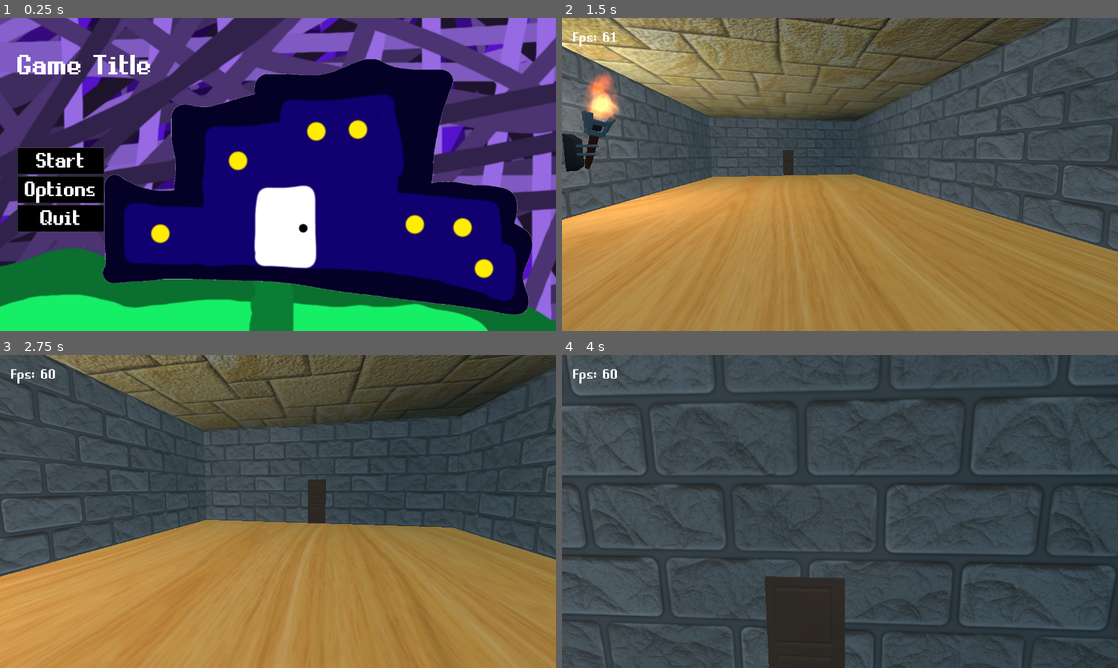
Above: before the commit, frames 1-4 (two rows, left to right).
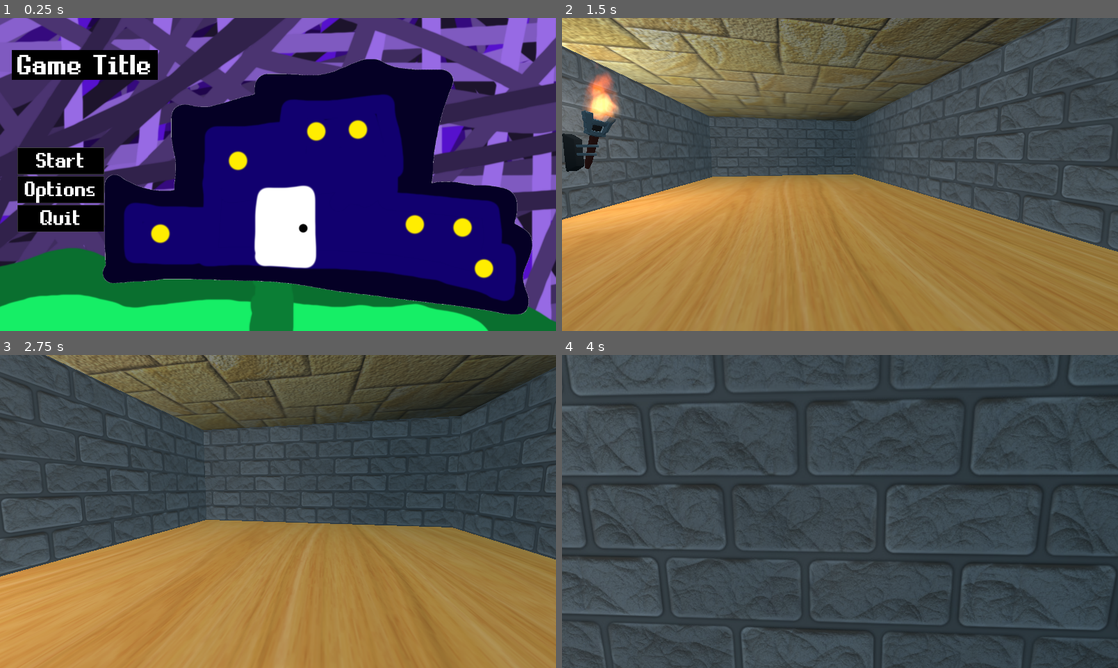
Above: after the commit, the same moments.

Repository: Yeti-Owner/1000-Rooms
Game: Godot game, scene res://scenes/StartMenu.tscn
Same seed, same stepped clock (60 frames per second), same inputs: the game is played once before the commit and once after it.
Inputs (mouse positions are in pixels of both pictures, inside the frame that each line leads up to):
- Up to frame 1 (0.25 s): no input
- Up to frame 2 (1.5 s): click "Start" at 0.5 s; move the mouse to (867, 174) at 1.27 s; hold W (up) from 1.28 s (still down)
- Up to frame 3 (2.75 s): keep holding W (up); tap Space (jump) at 1.52, 2.27 s; move the mouse to (250, 511) at 2.02 s
- Up to frame 4 (4 s): keep holding W (up); move the mouse to (851, 505) at 2.77 s; move the mouse to (834, 517) at 3.52 s; tap Space (jump) at 3.77 s

The runs differ from the first frame. In frame 1, 2.0% of the frame differs, in the area x 2-29%, y 10-20%; in frame 2, 0.2%; in frame 3, 0.5%; in frame 4, 3.7%, in the area x 2-51%, y 4-100%.

Commit message:
Added FOV and Sensitivity

Diff:
--- a/project.godot
+++ b/project.godot
@@ -13,6 +13,10 @@
 config/name="1000-Rooms"
 run/main_scene="res://scenes/StartMenu.tscn"
 config/icon="res://icon.png"
+
+[autoload]
+
+Settingsholder="*res://scripts/settingsholder.gd"
 
 [display]
 
--- a/scenes/StartMenu.tscn
+++ b/scenes/StartMenu.tscn
@@ -30,6 +30,16 @@
 texture = ExtResource( 1 )
 expand = true
 stretch_mode = 1
+__meta__ = {
+"_edit_use_anchors_": false
+}
+
+[node name="ColorRect" type="ColorRect" parent="."]
+margin_left = 27.0
+margin_top = 74.0
+margin_right = 363.0
+margin_bottom = 142.0
+color = Color( 0, 0, 0, 1 )
 __meta__ = {
 "_edit_use_anchors_": false
 }
--- a/scenes/UI/GUI.gd
+++ b/scenes/UI/GUI.gd
@@ -3,3 +3,8 @@
 # Called every frame. 'delta' is the elapsed time since the previous frame.
 func _process(delta):
 	$MarginContainer/FpsCounter.text = str("Fps: " + str(Performance.get_monitor(Performance.TIME_FPS)))
+
+	if Settingsholder.ShowFps:
+		$MarginContainer.set_visible(true)
+	else:
+		$MarginContainer.set_visible(false)
--- a/scenes/UI/GUI.tscn
+++ b/scenes/UI/GUI.tscn
@@ -9,6 +9,7 @@
 font_data = ExtResource( 2 )
 
 [node name="GUI" type="CanvasLayer"]
+pause_mode = 2
 script = ExtResource( 3 )
 
 [node name="PauseMenu" parent="." instance=ExtResource( 1 )]
--- a/scenes/UI/SettingsMenu.gd
+++ b/scenes/UI/SettingsMenu.gd
@@ -22,6 +22,9 @@
 	$SettingsTabs/Video/MarginContainer/VideoSettings/HBoxContainer/MaxFpsValue.set_text(str(MaxFps))
 	Engine.set_target_fps(int(MaxFps))
 
+# Show Fps
+func _on_ShowFpsCheckBtn_pressed():
+	Settingsholder.ShowFps = !Settingsholder.ShowFps
 
 # Below is Audio Tab
 # Nothing is added lmao
@@ -31,3 +34,13 @@
 
 # Below is Gameplay Tab
 # Nothing is added here either lmao
+
+# Sensitivity
+func _on_MouseSensitivitySlider_value_changed(Sensitivity):
+	$SettingsTabs/Gameplay/MarginContainer/GameplaySettings/HBoxContainer2/MouseSensitivityVal.set_text(str(Sensitivity))
+	Settingsholder.MouseSensitivity = Sensitivity
+
+# Fov
+func _on_FovSlider_value_changed(CurrentFov):
+	$SettingsTabs/Gameplay/MarginContainer/GameplaySettings/HBoxContainer/FovVal.set_text(str(CurrentFov))
+	Settingsholder.PlayerFOV = CurrentFov
--- a/scenes/UI/SettingsMenu.tscn
+++ b/scenes/UI/SettingsMenu.tscn
@@ -197,10 +197,10 @@
 visible = false
 anchor_right = 1.0
 anchor_bottom = 1.0
-margin_left = 4.0
-margin_top = 32.0
-margin_right = -4.0
-margin_bottom = -4.0
+margin_left = 1.0
+margin_top = 19.0
+margin_right = -1.0
+margin_bottom = -1.0
 tab_align = 0
 
 [node name="MarginContainer" type="MarginContainer" parent="SettingsTabs/Audio"]
@@ -217,8 +217,8 @@
 [node name="AudioSettings" type="GridContainer" parent="SettingsTabs/Audio/MarginContainer"]
 margin_left = 25.0
 margin_top = 25.0
-margin_right = 667.0
-margin_bottom = 339.0
+margin_right = 673.0
+margin_bottom = 355.0
 custom_constants/vseparation = 13
 columns = 2
 
@@ -229,8 +229,8 @@
 text = "Master Volume"
 
 [node name="MasterVolSlider" type="HSlider" parent="SettingsTabs/Audio/MarginContainer/AudioSettings"]
-margin_left = 242.0
-margin_right = 642.0
+margin_left = 248.0
+margin_right = 648.0
 margin_bottom = 32.0
 rect_min_size = Vector2( 400, 0 )
 size_flags_horizontal = 10
@@ -247,9 +247,9 @@
 text = "Music Volume"
 
 [node name="MusicVolSlider" type="HSlider" parent="SettingsTabs/Audio/MarginContainer/AudioSettings"]
-margin_left = 242.0
+margin_left = 248.0
 margin_top = 45.0
-margin_right = 642.0
+margin_right = 648.0
 margin_bottom = 77.0
 rect_min_size = Vector2( 400, 0 )
 size_flags_horizontal = 10
@@ -266,9 +266,9 @@
 text = "Sfx Volume"
 
 [node name="SfxVolSlider" type="HSlider" parent="SettingsTabs/Audio/MarginContainer/AudioSettings"]
-margin_left = 242.0
+margin_left = 248.0
 margin_top = 90.0
-margin_right = 642.0
+margin_right = 648.0
 margin_bottom = 122.0
 rect_min_size = Vector2( 400, 0 )
 size_flags_horizontal = 10
@@ -281,10 +281,10 @@
 visible = false
 anchor_right = 1.0
 anchor_bottom = 1.0
-margin_left = 4.0
-margin_top = 32.0
-margin_right = -4.0
-margin_bottom = -4.0
+margin_left = 1.0
+margin_top = 19.0
+margin_right = -1.0
+margin_bottom = -1.0
 tab_align = 0
 
 [node name="MarginContainer" type="MarginContainer" parent="SettingsTabs/Gameplay"]
@@ -301,8 +301,8 @@
 [node name="GameplaySettings" type="GridContainer" parent="SettingsTabs/Gameplay/MarginContainer"]
 margin_left = 25.0
 margin_top = 25.0
-margin_right = 667.0
-margin_bottom = 339.0
+margin_right = 673.0
+margin_bottom = 355.0
 custom_constants/vseparation = 13
 columns = 2
 
@@ -313,8 +313,8 @@
 text = "FOV"
 
 [node name="HBoxContainer" type="HBoxContainer" parent="SettingsTabs/Gameplay/MarginContainer/GameplaySettings"]
-margin_left = 212.0
-margin_right = 642.0
+margin_left = 218.0
+margin_right = 648.0
 margin_bottom = 31.0
 size_flags_horizontal = 10
 
@@ -323,7 +323,7 @@
 margin_bottom = 31.0
 size_flags_horizontal = 12
 custom_fonts/font = SubResource( 4 )
-text = "90"
+text = "70"
 
 [node name="FovSlider" type="HSlider" parent="SettingsTabs/Gameplay/MarginContainer/GameplaySettings/HBoxContainer"]
 margin_left = 30.0
@@ -333,7 +333,7 @@
 size_flags_horizontal = 10
 size_flags_vertical = 1
 min_value = 70.0
-value = 75.0
+value = 70.0
 
 [node name="MouseSensitivityLabel" type="Label" parent="SettingsTabs/Gameplay/MarginContainer/GameplaySettings"]
 margin_top = 44.0
@@ -345,31 +345,33 @@
 [node name="HBoxContainer2" type="HBoxContainer" parent="SettingsTabs/Gameplay/MarginContainer/GameplaySettings"]
 margin_left = 199.0
 margin_top = 44.0
-margin_right = 642.0
+margin_right = 648.0
 margin_bottom = 75.0
 
 [node name="MouseSensitivityVal" type="Label" parent="SettingsTabs/Gameplay/MarginContainer/GameplaySettings/HBoxContainer2"]
-margin_left = 7.0
-margin_right = 39.0
+margin_right = 45.0
 margin_bottom = 31.0
 size_flags_horizontal = 10
 custom_fonts/font = SubResource( 4 )
-text = "2.5"
+text = "0.18"
 align = 2
 valign = 1
 
 [node name="MouseSensitivitySlider" type="HSlider" parent="SettingsTabs/Gameplay/MarginContainer/GameplaySettings/HBoxContainer2"]
-margin_left = 43.0
-margin_right = 443.0
+margin_left = 49.0
+margin_right = 449.0
 margin_bottom = 31.0
 rect_min_size = Vector2( 400, 0 )
 size_flags_horizontal = 10
 size_flags_vertical = 1
 min_value = 0.05
-max_value = 5.0
-step = 0.1
-value = 2.5
+max_value = 0.5
+step = 0.01
+value = 0.2
 
 [connection signal="item_selected" from="SettingsTabs/Video/MarginContainer/VideoSettings/DisplayOptionBtn" to="." method="_on_DisplayOptionBtn_item_selected"]
 [connection signal="pressed" from="SettingsTabs/Video/MarginContainer/VideoSettings/VsyncCheckBtn" to="." method="_on_VsyncCheckBtn_pressed"]
+[connection signal="pressed" from="SettingsTabs/Video/MarginContainer/VideoSettings/ShowFpsCheckBtn" to="." method="_on_ShowFpsCheckBtn_pressed"]
 [connection signal="value_changed" from="SettingsTabs/Video/MarginContainer/VideoSettings/HBoxContainer/MaxFpsSlider" to="." method="_on_MaxFpsSlider_value_changed"]
+[connection signal="value_changed" from="SettingsTabs/Gameplay/MarginContainer/GameplaySettings/HBoxContainer/FovSlider" to="." method="_on_FovSlider_value_changed"]
+[connection signal="value_changed" from="SettingsTabs/Gameplay/MarginContainer/GameplaySettings/HBoxContainer2/MouseSensitivitySlider" to="." method="_on_MouseSensitivitySlider_value_changed"]
--- a/scenes/world.tscn
+++ b/scenes/world.tscn
@@ -65,6 +65,7 @@
 
 [node name="Door2" parent="." instance=ExtResource( 4 )]
 transform = Transform( 0.9, 0, 0, 0, 0.9, 0, 0, 0, 0.9, 5, 0, 0 )
+visible = false
 
 [node name="GUI" parent="." instance=ExtResource( 5 )]
 
--- a/scripts/CameraHolder.gd
+++ b/scripts/CameraHolder.gd
@@ -1,6 +1,6 @@
 extends Spatial
 
-var mouse_sensitivity := 0.18
+var mouse_sensitivity = Settingsholder.MouseSensitivity
 
 onready var _camera := $Camera
 
@@ -8,7 +8,11 @@
 	Input.set_mouse_mode(Input.MOUSE_MODE_CAPTURED)
 
 func _input(event: InputEvent) -> void:
+	mouse_sensitivity = Settingsholder.MouseSensitivity
 	if event is InputEventMouseMotion && Input.get_mouse_mode() == Input.MOUSE_MODE_CAPTURED:
 		_camera.rotate_x(deg2rad(-event.relative.y * mouse_sensitivity))
 		rotate_y(deg2rad(-event.relative.x * mouse_sensitivity))
 		_camera.rotation_degrees.x = clamp(_camera.rotation_degrees.x, -89.9, 89.9)
+
+func _physics_process(delta):
+	$Camera.set_fov(Settingsholder.PlayerFOV)
--- /dev/null
+++ b/scripts/settingsholder.gd
@@ -0,0 +1,5 @@
+extends Node
+
+var ShowFps = false
+var MouseSensitivity = 0.18
+var PlayerFOV = 70
Binary file added: assets/textures/placeholder.png
Not shown, added: assets/textures/placeholder.png.import
Not shown, changed: export_presets.cfg
Not shown, changed: export/1000-Rooms.exe
Not shown, changed: export/1000-Rooms.pck
Not shown, changed: export/1000-Rooms1.exe
Not shown, changed: export/1000-Rooms1.pck
Not shown, changed: export/1000-Rooms2.exe
Not shown, changed: export/1000-Rooms2.pck
Not shown, added: export/export.7z
Not shown, added: export/export/1000-Rooms.exe
Not shown, added: export/export/1000-Rooms.pck
